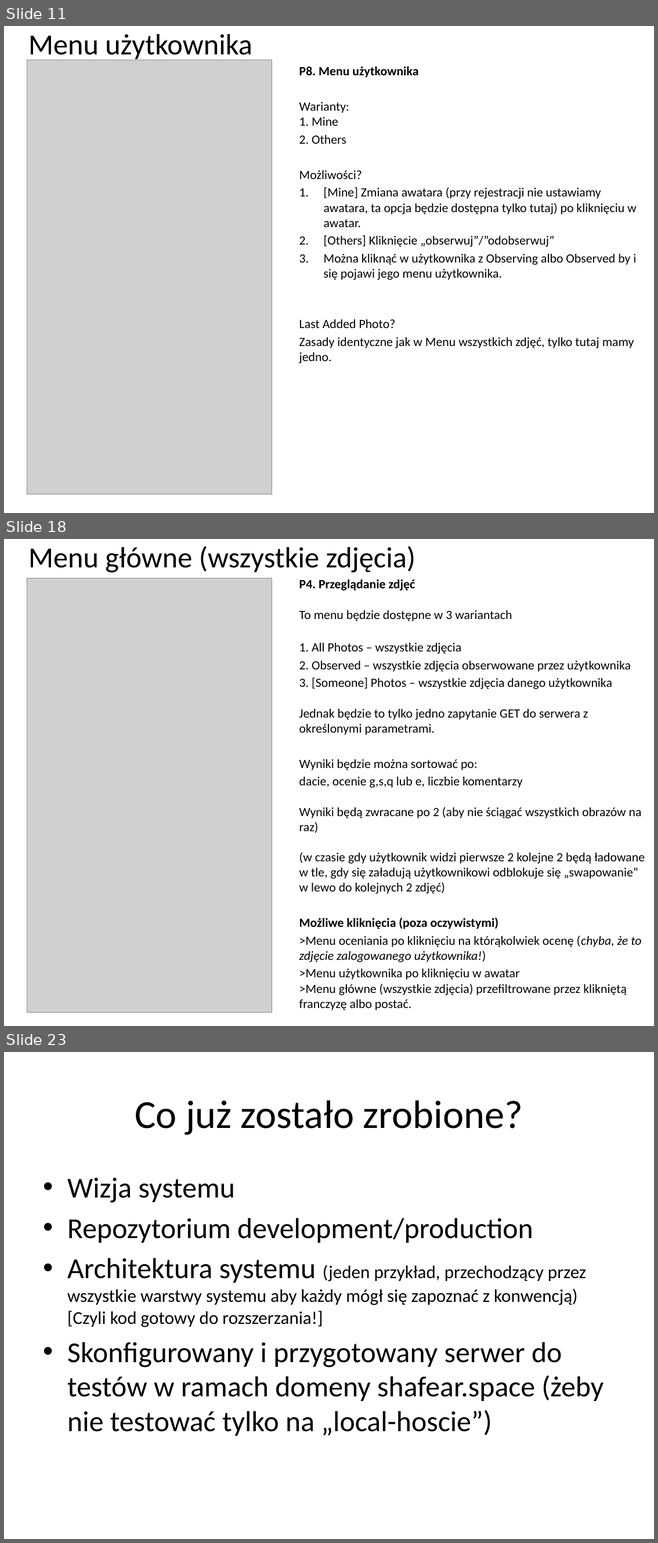
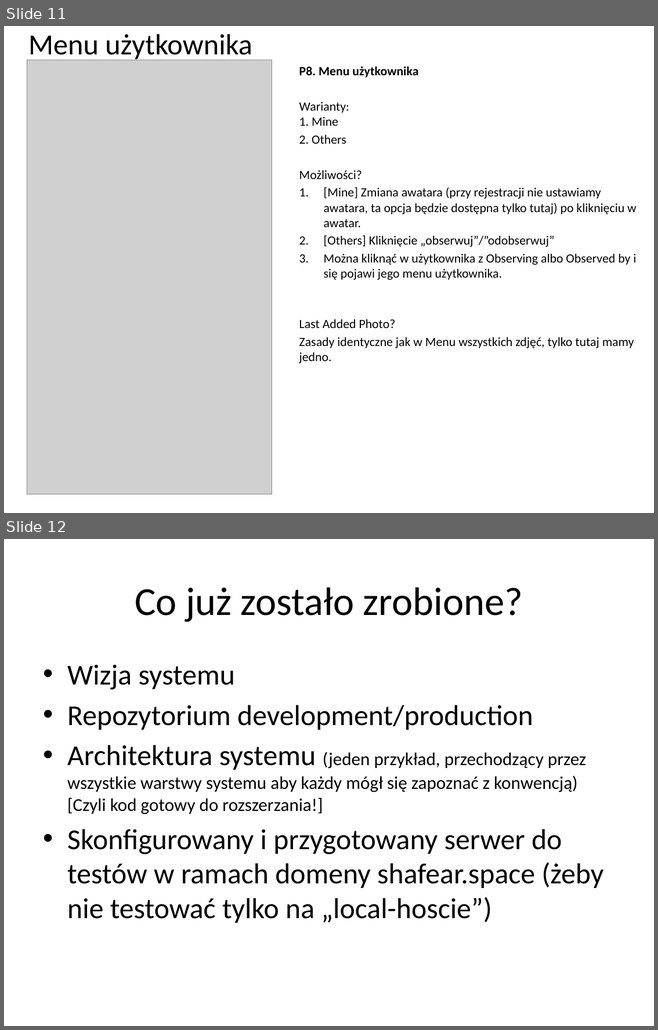
Before and after one commit to Antah/Projekt-zespolowy, a slide deck: Dokumentacja/Prototyp interfejsu/CosplayBook.pptx. Shown one above the other, each under a label of ours: slides 11, 18 and 23 before the commit, slides 11 and 12 after it; the slides between them are not shown. The pictures are 658x1543 and 658x1030 pixels, drawn with LibreOffice and Linux fonts; fonts in the diff are those of the drawing; grey boxes stand for pictures. Boxes give left, top, right and bottom in pixels: in the first picture for what was removed or moved away, otherwise in the second. Text is boxed around its words. In the diff, an @@ line names an element or a change of style, - is before the commit and + after.

```diff
--- a/Dokumentacja/Prototyp interfejsu/CosplayBook.pptx
+++ b/Dokumentacja/Prototyp interfejsu/CosplayBook.pptx
@@ slide 18 removed at (x1=4, y1=539, x2=654, y2=1026), background #FFFFFF @@
@@ title removed at (x1=28, y1=546, x2=416, y2=573) @@
-Menu główne (wszystkie zdjęcia)
@@ picture removed at (x1=27, y1=578, x2=271, y2=1012) @@
@@ text removed at (x1=299, y1=579, x2=644, y2=1011) @@
-P4. Przeglądanie zdjęć
-To menu będzie dostępne w 3 wariantach
-1. All Photos – wszystkie zdjęcia
-2. Observed – wszystkie zdjęcia obserwowane przez użytkownika
-3. [Someone] Photos – wszystkie zdjęcia danego użytkownika
-Jednak będzie to tylko jedno zapytanie GET do serwera z określonymi parametrami.
-Wyniki będzie można sortować po:
-dacie, ocenie g,s,q lub e, liczbie komentarzy
-Wyniki będą zwracane po 2 (aby nie ściągać wszystkich obrazów na raz)
-(w czasie gdy użytkownik widzi pierwsze 2 kolejne 2 będą ładowane w tle, gdy się załadują użytkownikowi odblokuje się „swapowanie” w lewo do kolejnych 2 zdjęć)
-Możliwe kliknięcia (poza oczywistymi)
->Menu oceniania po kliknięciu na którąkolwiek ocenę (chyba, że to zdjęcie zalogowanego użytkownika!)
->Menu użytkownika po kliknięciu w awatar
->Menu główne (wszystkie zdjęcia) przefiltrowane przez klikniętą franczyzę albo postać.
@@ what was slide 23 is now slide 12 @@
```
Also in this commit, not shown: 10 other slides removed.
